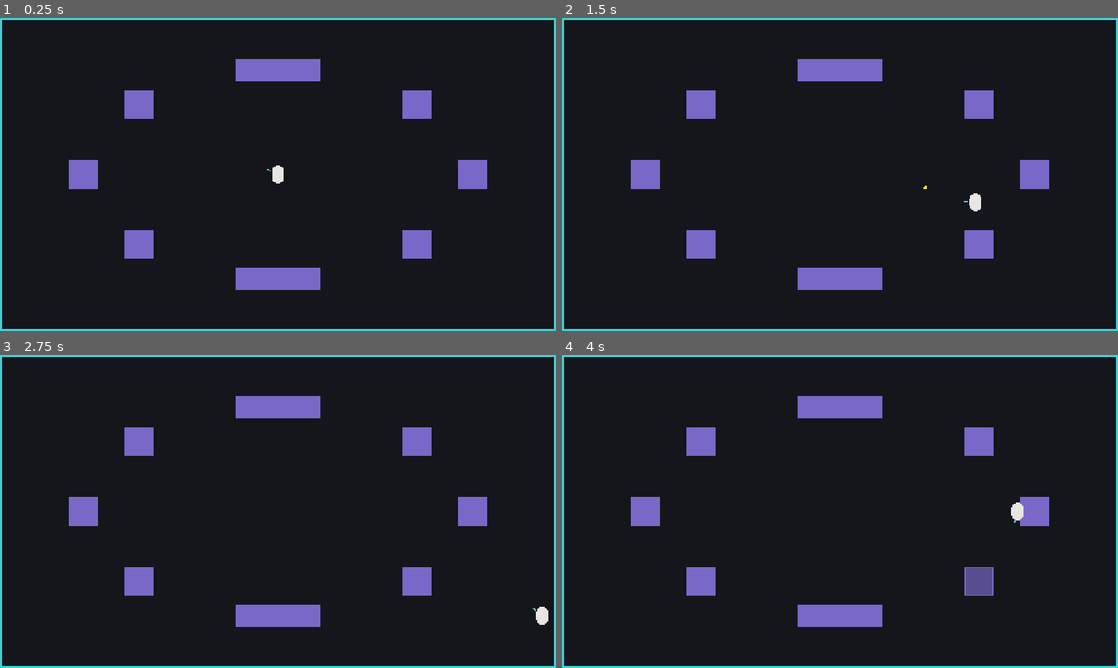
Above: before the commit, frames 1-4 (two rows, left to right).
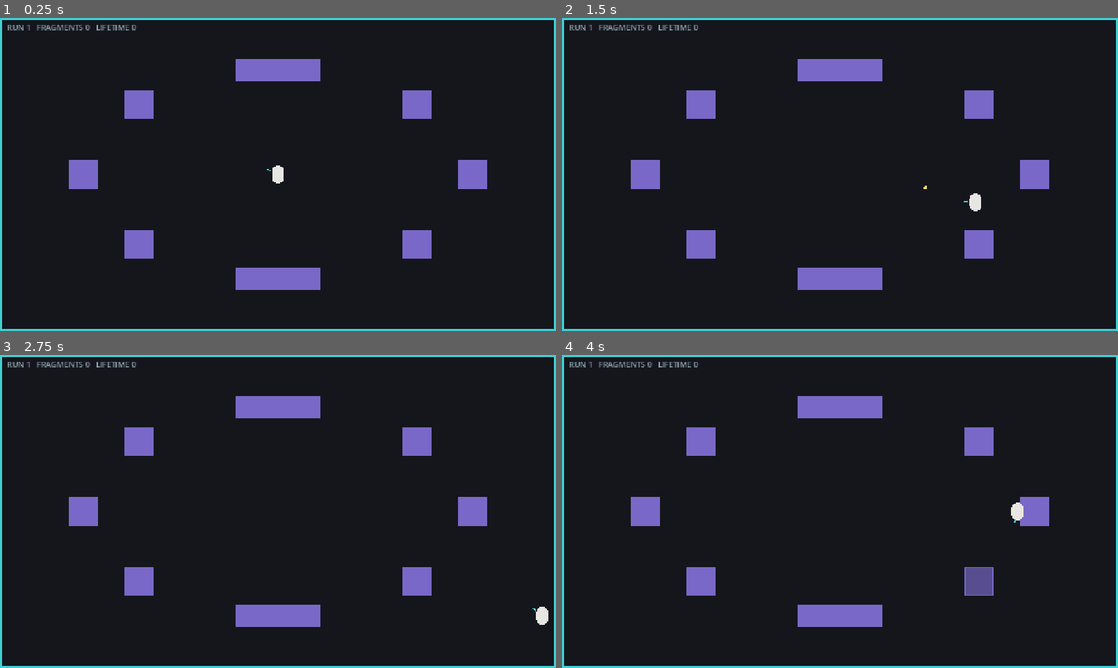
Above: after the commit, the same moments.

Repository: minghuig/echoes-of-tomorrow
Game: Godot game, scene res://view/main.tscn
Two runs of this game, one before a commit and one after it. Both use one fixed random seed, a clock stepped at 60 frames per second and the inputs below.
Inputs (mouse positions are in pixels of both pictures, inside the frame that each line leads up to):
- Up to frame 1 (0.25 s): no input
- Up to frame 2 (1.5 s): tap Enter at 0.5 s; move the mouse to (962, 158) at 0.52 s; hold D (move_right) 0.53-1.28 s; tap Space (dodge) at 0.6 s; move the mouse to (728, 190) at 1.27 s; hold S (move_down) from 1.28 s (still down); click (728, 190) at 1.35 s
- Up to frame 3 (2.75 s): move the mouse to (333, 442) at 2.02 s; release S (move_down) at 2.03 s; hold D (move_right) from 2.03 s (still down); tap Space (dodge) at 2.1 s
- Up to frame 4 (4 s): move the mouse to (812, 574) at 2.77 s; release D (move_right) at 2.78 s; hold W (move_up) 2.78-3.53 s; click (812, 574) at 2.85 s; move the mouse to (1006, 558) at 3.52 s; hold A (move_left) from 3.53 s (still down); tap Space (dodge) at 3.6 s

The runs differ from the first frame. In frame 1, 0.2% of the frame differs, in the area x 1-25%, y 2-4%; in frame 2, 0.2%; in frame 3, 0.2%; in frame 4, 0.2%.

Commit message:
feat(view): HUD showing run number, run fragments, lifetime fragments
Co-Authored-By: Claude Fable 5 <noreply@anthropic.com>
Claude-Session: https://claude.ai/code/session_015LdqEVvDZKdmsCVEF676Gr

Diff:
--- a/view/main.gd
+++ b/view/main.gd
@@ -27,6 +27,7 @@
 const COLOR_PROJECTILE := Color("ffd75e")
 const COLOR_BLOCK := Color("7a68c8")
 const COLOR_CLEAR_TEXT := Color("aef2f4")
+const COLOR_HUD_TEXT := Color("8fa3ad")
 
 var _core: SimCoreScript
 var _meta: RunMetaScript
@@ -118,6 +119,7 @@
 		draw_circle(p.pos, _core.projectile_radius, COLOR_PROJECTILE)
 
 	_draw_player(state)
+	_draw_hud(state)
 
 	if state.blocks.is_empty():
 		_draw_clear_banner(state)
@@ -138,6 +140,15 @@
 	draw_line(pos + aim * (r + 4.0), pos + aim * (r + 14.0), COLOR_AIM, 3.0)
 
 
+func _draw_hud(state: SimStateScript) -> void:
+	var font := ThemeDB.fallback_font
+	var text := "RUN %d   FRAGMENTS %d   LIFETIME %d" % [
+		_meta.run_count, state.fragments, _meta.total_fragments + state.fragments]
+	draw_string(
+		font, Vector2(16.0, 28.0), text, HORIZONTAL_ALIGNMENT_LEFT, -1, 18,
+		COLOR_HUD_TEXT)
+
+
 func _draw_clear_banner(state: SimStateScript) -> void:
 	var font := ThemeDB.fallback_font
 	var text := "CLEAR"
